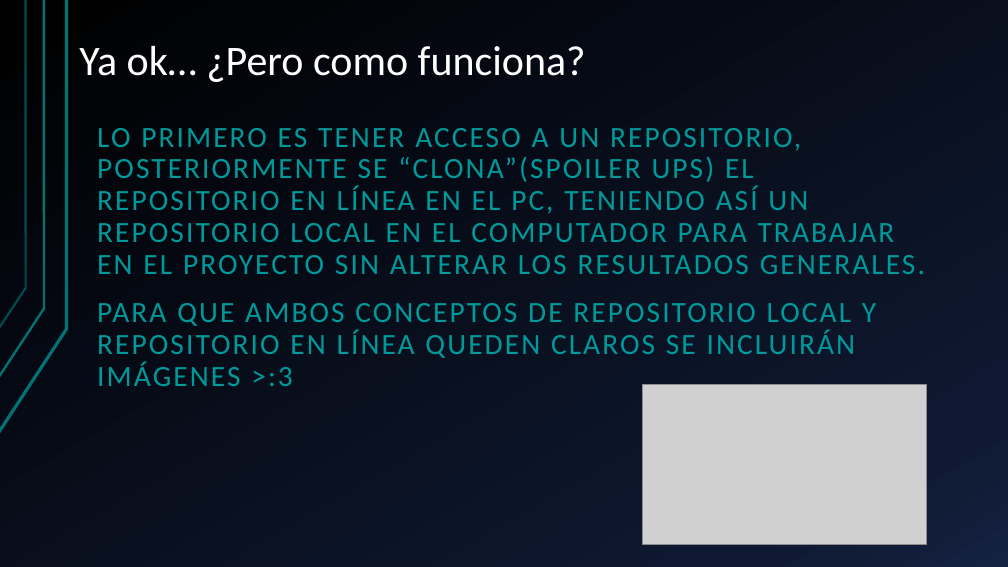
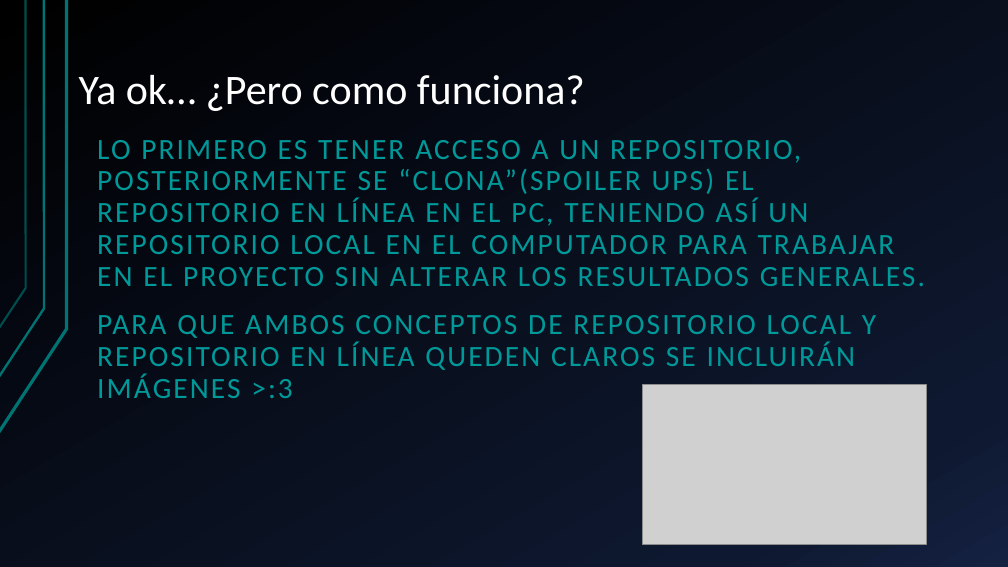
Before and after one commit to AgustinVal/Gente-bonita-de-Informatica-uwu, a slide deck: slide 3 of Pseudo-Clase GitHub.pptx. Drawn at 1008x567 pixels with LibreOffice and Linux fonts; fonts in the diff are those of the drawing; grey boxes stand for pictures. Boxes give left, top, right and bottom in pixels: in the first picture for what was removed or moved away, otherwise in the second. Text is boxed around its words. In the diff, an @@ line names an element or a change of style, - is before the commit and + after.

```diff
--- a/Pseudo-Clase GitHub.pptx
+++ b/Pseudo-Clase GitHub.pptx
@@ title "Ya ok… ¿Pero como funciona?": place and size @@
-title "Ya ok… ¿Pero como funciona?" at [79, 46, 586, 82]
+title "Ya ok… ¿Pero como funciona?" at [79, 75, 585, 111]
@@ text "LO PRIMERO ES TENER ACCESO ...": place and size @@
-text "LO PRIMERO ES TENER ACCESO ..." at [97, 128, 925, 386]
+text "LO PRIMERO ES TENER ACCESO ..." at [97, 140, 925, 398]
```
Also in this commit, not shown: 12 other slides changed, 1 slide added, 1 slide removed.
